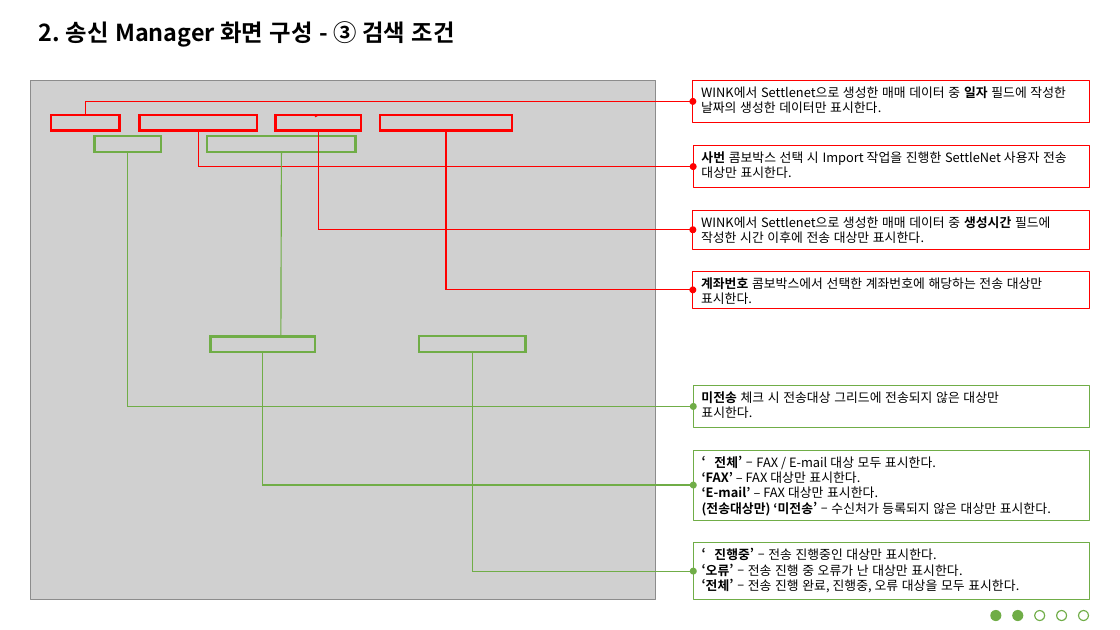
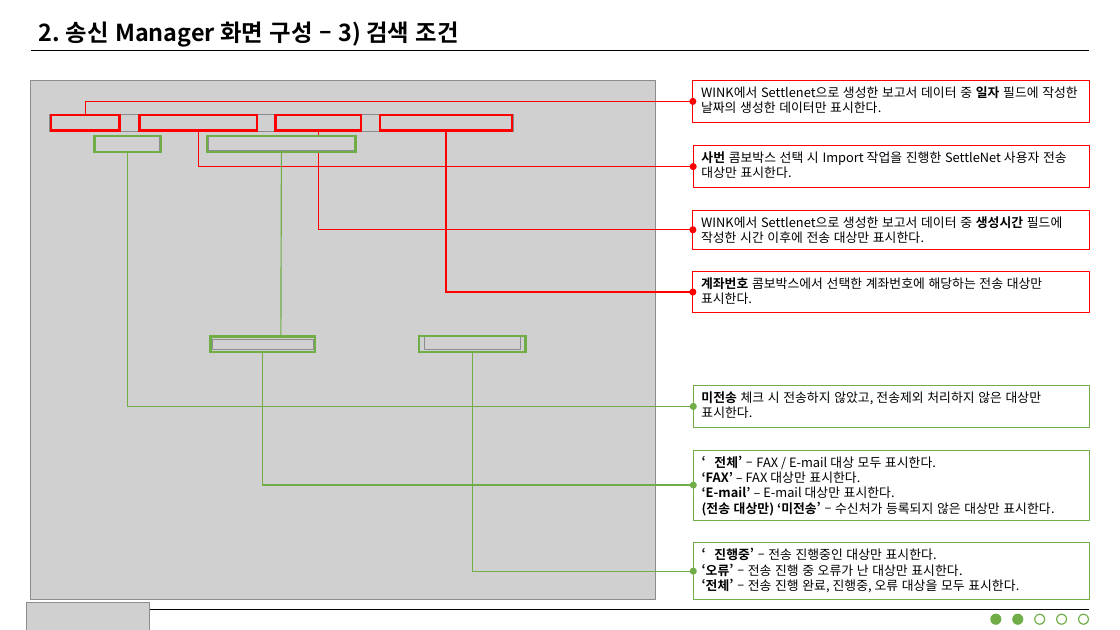
Before and after one commit to jungsoolee/HankookFI, a slide deck: slide 8 of 한투 금상 8801 송신 Manager Client Manual.pptx (slide 7 before the commit). Drawn at 1120x630 pixels with LibreOffice and Linux fonts; fonts in the diff are those of the drawing; grey boxes stand for pictures. Boxes give left, top, right and bottom in pixels: in the first picture for what was removed or moved away, otherwise in the second. Text is boxed around its words. In the diff, an @@ line names an element or a change of style, - is before the commit and + after.

```diff
--- a/한투 금상 8801 송신 Manager Client Manual.pptx
+++ b/한투 금상 8801 송신 Manager Client Manual.pptx
@@ text at bbox=[39, 21, 459, 47]: text changed @@
-2. 송신 Manager 화면 구성 - ③ 검색 조건
+2. 송신 Manager 화면 구성 – 3) 검색 조건
@@ line added from (31, 50) to (1090, 50), #000000 1 pt @@
@@ text in rectangle at bbox=[701, 86, 1077, 113]: text changed @@
-WINK에서 Settlenet으로 생성한 매매 데이터 중 일자 필드에 작성한 날짜의 생성한 데이터만 표시한다.
+WINK에서 Settlenet으로 생성한 보고서 데이터 중 일자 필드에 작성한 날짜의 생성한 데이터만 표시한다.
@@ picture added at bbox=[50, 114, 513, 132] @@
@@ picture added at bbox=[96, 135, 160, 151] @@
@@ picture added at bbox=[208, 135, 355, 150] @@
@@ elbow arrow (446, 131) - (693, 292): route changed @@
@@ text in rectangle at bbox=[701, 216, 1062, 243]: text changed @@
-WINK에서 Settlenet으로 생성한 매매 데이터 중 생성시간 필드에 작성한 시간 이후에 전송 대상만 표시한다.
+WINK에서 Settlenet으로 생성한 보고서 데이터 중 생성시간 필드에 작성한 시간 이후에 전송 대상만 표시한다.
@@ rectangle "계좌번호 콤보박스에서 선택한 계좌번호에 해당하는 ...": place and size @@
-rectangle "계좌번호 콤보박스에서 선택한 계좌번호에 해당하는 ..." at bbox=[693, 271, 1090, 308]
+rectangle "계좌번호 콤보박스에서 선택한 계좌번호에 해당하는 ..." at bbox=[693, 271, 1090, 313]
@@ picture added at bbox=[213, 339, 313, 350] @@
@@ picture added at bbox=[424, 337, 520, 350] @@
@@ text in rectangle at bbox=[701, 391, 1041, 418]: text changed @@
-미전송 체크 시 전송대상 그리드에 전송되지 않은 대상만
-표시한다.
+미전송 체크 시 전송하지 않았고, 전송제외 처리하지 않은 대상만 표시한다.
@@ text in rectangle at bbox=[702, 486, 1054, 516]: text changed @@
-‘E-mail’ – FAX 대상만 표시한다.
-(전송대상만) ‘미전송’ – 수신처가 등록되지 않은 대상만 표시한다.
+‘E-mail’ – E-mail 대상만 표시한다.
+(전송 대상만) ‘미전송’ – 수신처가 등록되지 않은 대상만 표시한다.
@@ picture added at bbox=[27, 603, 150, 630] @@
@@ line added from (30, 609) to (1090, 609), #000000 1 pt @@
```
Also in this commit, not shown: 6 other slides changed, 8 slides added, 15 slides removed, 22 other files.
